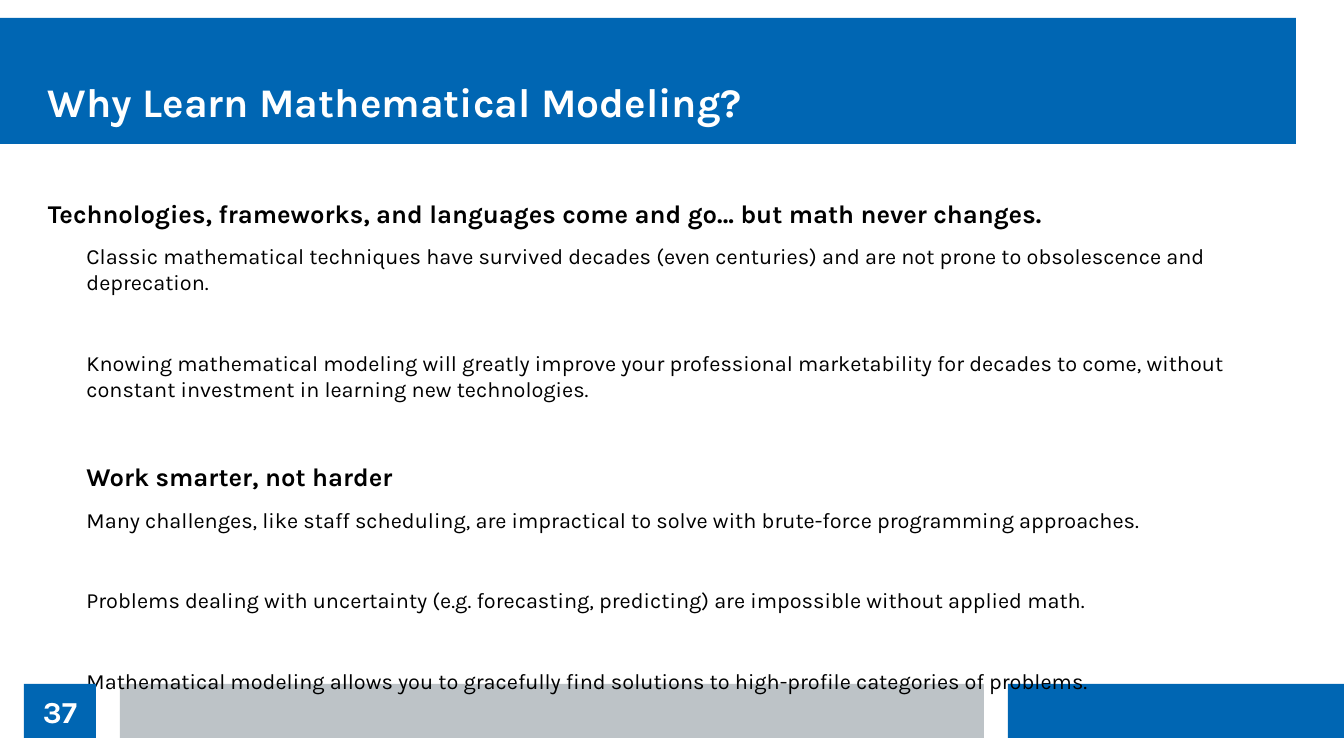
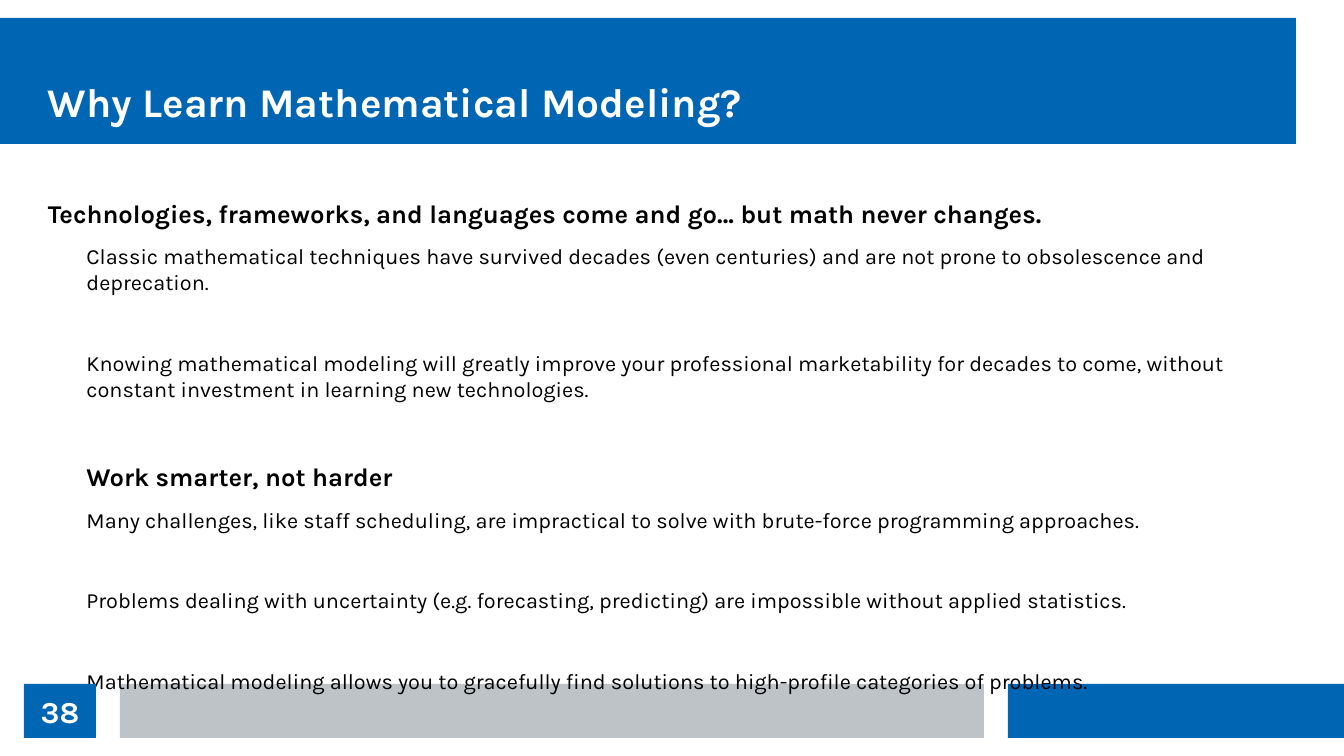
Before and after one commit to thomasnield/kotlin_data_science_talk_ChicagoJUG, a slide deck: slide 38 of kotlin_data_science_talk_chijug_slides.odp (slide 37 before the commit). Drawn at 1344x756 pixels with LibreOffice and Linux fonts; fonts in the diff are those of the drawing. Boxes give left, top, right and bottom in pixels: in the first picture for what was removed or moved away, otherwise in the second. Text is boxed around its words. In the diff, an @@ line names an element or a change of style, - is before the commit and + after.

```diff
--- a/kotlin_data_science_talk_chijug_slides.odp
+++ b/kotlin_data_science_talk_chijug_slides.odp
@@ text at (x1=86, y1=592, x2=1126, y2=614): text changed @@
-  Problems dealing with uncertainty (e.g. forecasting, predicting) are impossible without applied math.
+  Problems dealing with uncertainty (e.g. forecasting, predicting) are impossible without applied statistics.
@@ page number at (x1=41, y1=703, x2=80, y2=724): text changed @@
-37
+38
```
Also in this commit, not shown: 2 other slides changed, 1 slide added, 1 slide removed.
